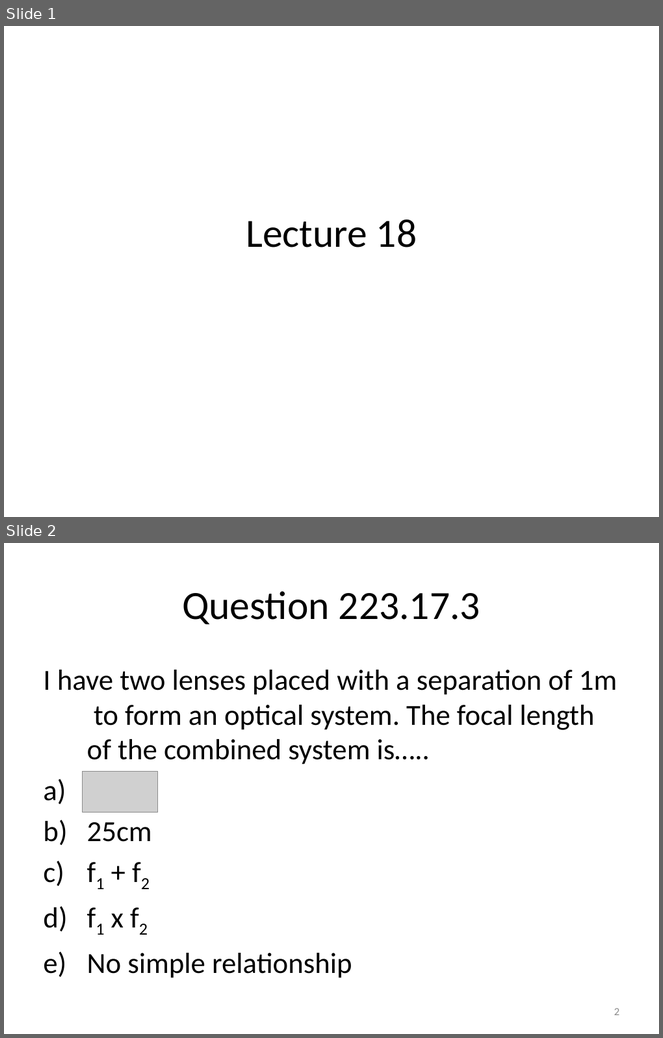
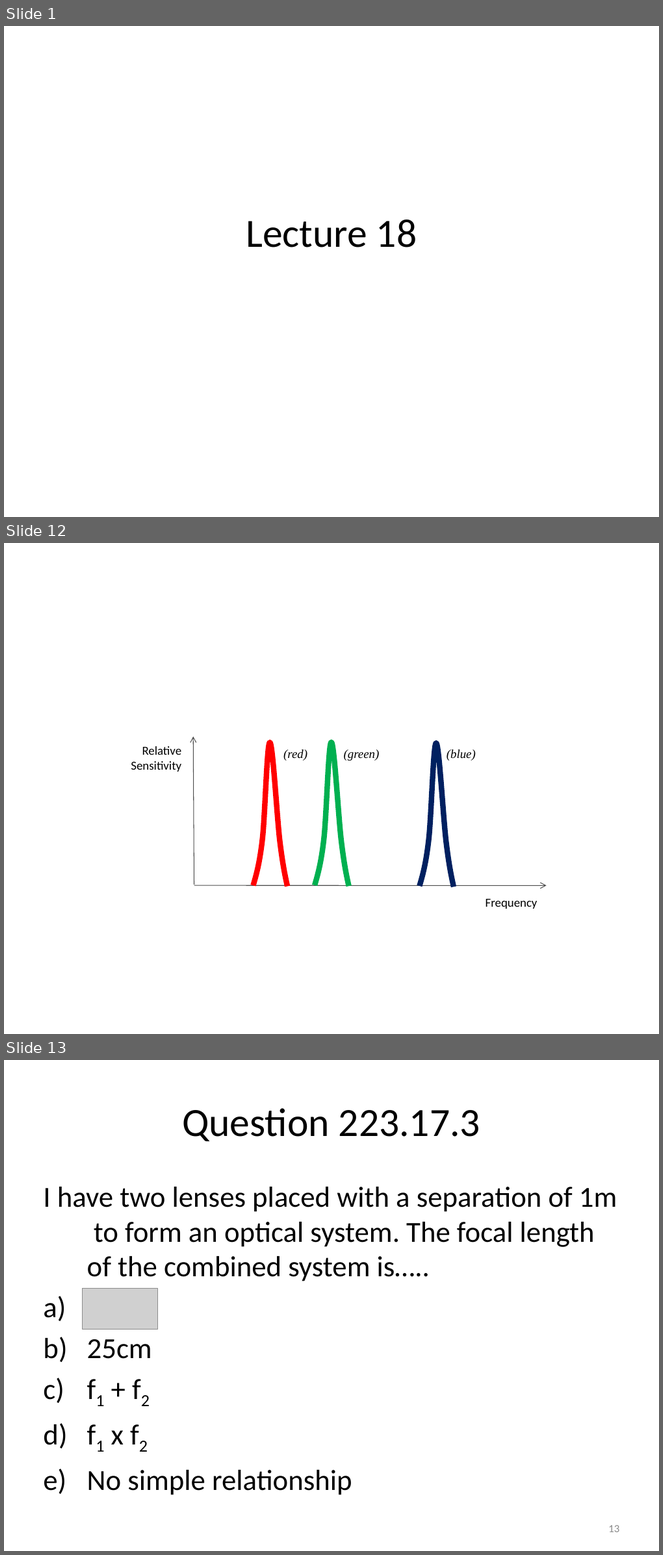
Before and after one commit to rtlines/Introductory-Physics-II, a slide deck: Lecture_Slides/PH 123 Lecture 18.pptx. Shown one above the other, each under a label of ours: slides 1 and 2 before the commit, slides 1, 12 and 13 after it; the slides between them are not shown. The pictures are 663x1038 and 663x1555 pixels, drawn with LibreOffice and Linux fonts; fonts in the diff are those of the drawing; grey boxes stand for pictures. Boxes give left, top, right and bottom in pixels: in the first picture for what was removed or moved away, otherwise in the second. Text is boxed around its words. In the diff, an @@ line names an element or a change of style, - is before the commit and + after.

```diff
--- a/Lecture_Slides/PH 123 Lecture 18.pptx
+++ b/Lecture_Slides/PH 123 Lecture 18.pptx
@@ slide 12 added at (x1=4, y1=543, x2=659, y2=1034), background #FFFFFF @@
@@ group added at (x1=131, y1=737, x2=547, y2=909): 5 texts, 3 freeform shapes, 2 arrows @@
+(green)
+(blue)
+Frequency
+Relative Sensitivity
+(red)
@@ what was slide 2 is now slide 13 @@
@@ page number at (x1=608, y1=1525, x2=620, y2=1533): text changed @@
-2
+13
```
Also in this commit, not shown: 1 slide changed, 11 other slides added, 30 other files.
